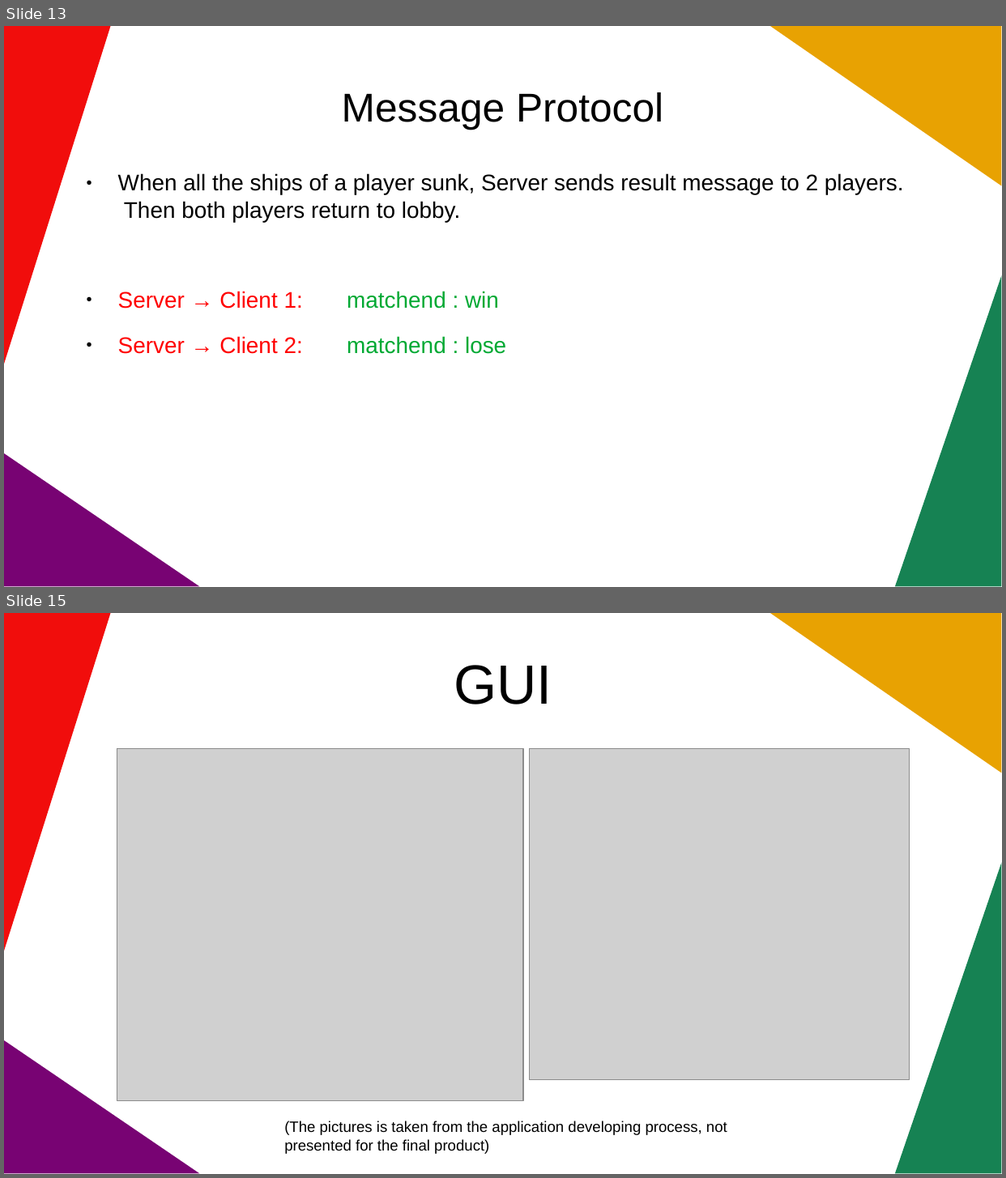
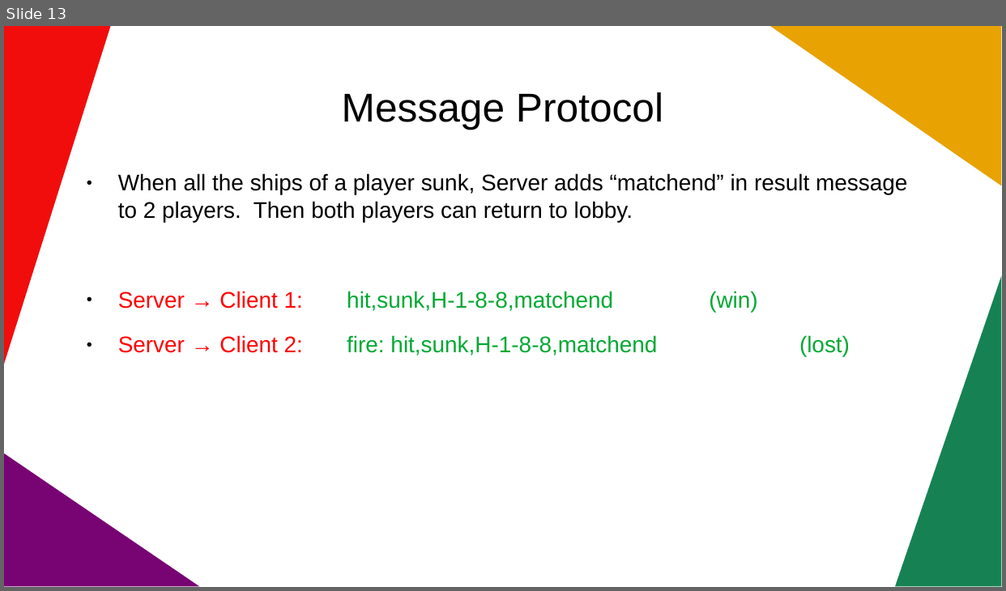
Before and after one commit to sonbeohaudau/battleship_online, a slide deck: Slide/finalSlide.pptx. Shown one above the other, each under a label of ours: slides 13 and 15 before the commit, slide 13 after it; the slides between them are not shown. The pictures are 1006x1178 and 1006x591 pixels, drawn with LibreOffice and Linux fonts; fonts in the diff are those of the drawing; grey boxes stand for pictures. Boxes give left, top, right and bottom in pixels: in the first picture for what was removed or moved away, otherwise in the second. Text is boxed around its words. In the diff, an @@ line names an element or a change of style, - is before the commit and + after.

```diff
--- a/Slide/finalSlide.pptx
+++ b/Slide/finalSlide.pptx
@@ slide 15 removed at <box>4,613,1002,1174</box>, background #FFFFFF; not listed: 4 template elements that a slide beside it also shows @@
@@ text removed at <box>454,665,552,705</box> @@
-GUI
@@ picture removed at <box>117,749,524,1102</box> @@
@@ picture removed at <box>530,749,910,1080</box> @@
@@ text removed at <box>284,1121,727,1154</box> @@
-(The pictures is taken from the application developing process, not presented for the final product)
@@ slide 13 changed as well @@
@@ text at <box>118,173,907,357</box>: text changed @@
-● When all the ships of a player sunk, Server sends result message to 2 players. Then both players return to lobby.
-● Server → Client 1: matchend : win
-● Server → Client 2: matchend : lose
+● When all the ships of a player sunk, Server adds “matchend” in result message to 2 players. Then both players can return to lobby.
+● Server → Client 1: hit,sunk,H-1-8-8,matchend (win)
+● Server → Client 2: fire: hit,sunk,H-1-8-8,matchend (lost)
```
Also in this commit, not shown: 3 other slides changed, 1 slide added, 5 other slides removed, 3 other files.
